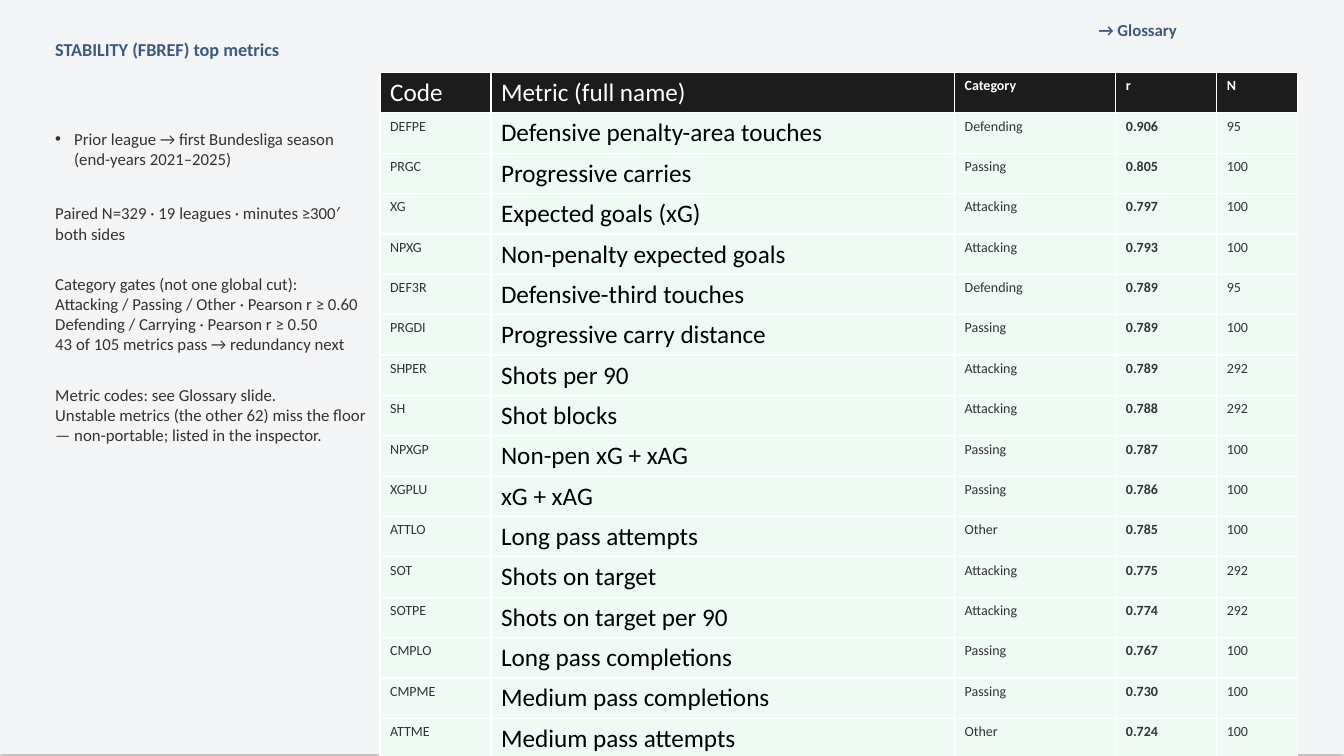
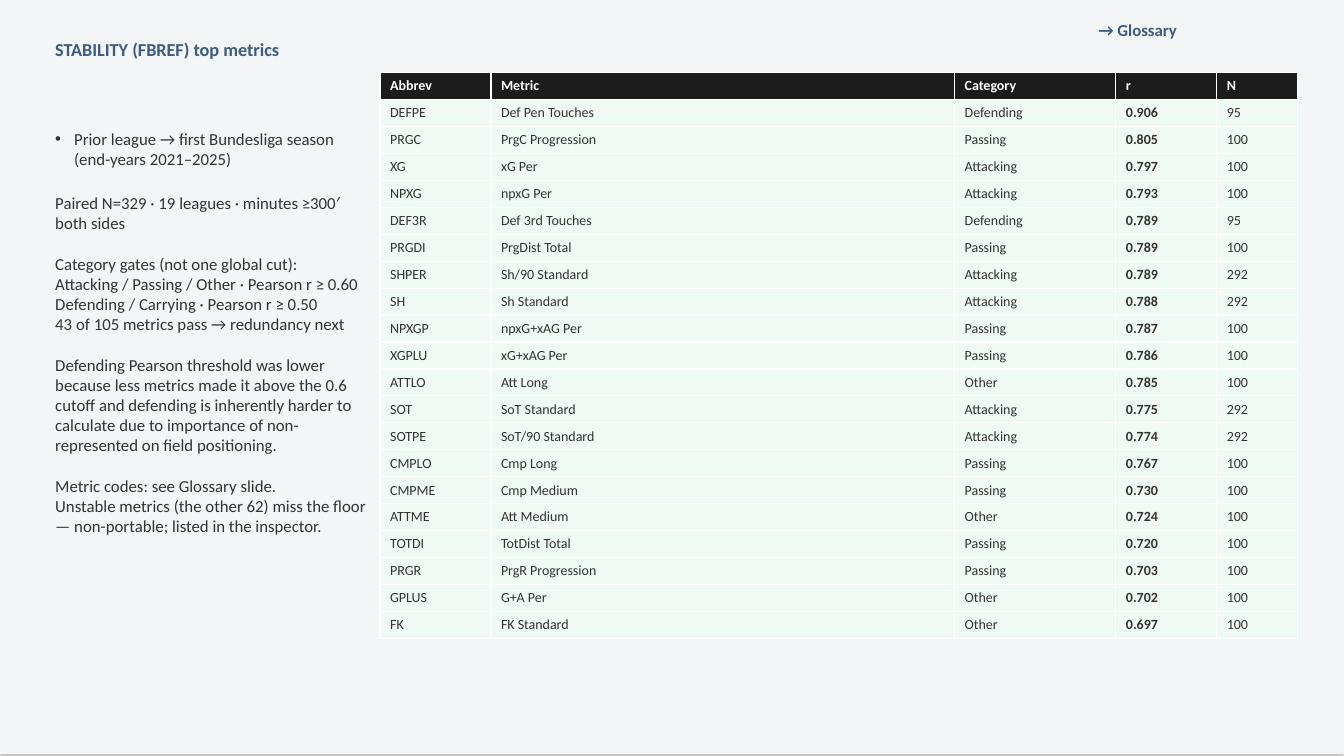
Before and after one commit to colbymorris08/bundesliga-transfer-traits, a slide deck: slide 7 of bundesliga_transfer_traits.pptx. Drawn at 1344x756 pixels with LibreOffice and Linux fonts; fonts in the diff are those of the drawing. Boxes give left, top, right and bottom in pixels: in the first picture for what was removed or moved away, otherwise in the second. Text is boxed around its words. In the diff, an @@ line names an element or a change of style, - is before the commit and + after.

```diff
--- a/bundesliga_transfer_traits.pptx
+++ b/bundesliga_transfer_traits.pptx
@@ table at (380,73,1298,637) @@
-row 1, column 1: Code
+row 1, column 1: Abbrev
-row 1, column 2: Metric (full name)
+row 1, column 2: Metric
-row 2, column 2: Defensive penalty-area touches
+row 2, column 2: Def Pen Touches
-row 3, column 2: Progressive carries
+row 3, column 2: PrgC Progression
-row 4, column 2: Expected goals (xG)
+row 4, column 2: xG Per
-row 5, column 2: Non-penalty expected goals
+row 5, column 2: npxG Per
-row 6, column 2: Defensive-third touches
+row 6, column 2: Def 3rd Touches
-row 7, column 2: Progressive carry distance
+row 7, column 2: PrgDist Total
-row 8, column 2: Shots per 90
+row 8, column 2: Sh/90 Standard
-row 9, column 2: Shot blocks
+row 9, column 2: Sh Standard
-row 10, column 2: Non-pen xG + xAG
+row 10, column 2: npxG+xAG Per
-row 11, column 2: xG + xAG
+row 11, column 2: xG+xAG Per
-row 12, column 2: Long pass attempts
+row 12, column 2: Att Long
-row 13, column 2: Shots on target
+row 13, column 2: SoT Standard
-row 14, column 2: Shots on target per 90
+row 14, column 2: SoT/90 Standard
-row 15, column 2: Long pass completions
+row 15, column 2: Cmp Long
-row 16, column 2: Medium pass completions
+row 16, column 2: Cmp Medium
-row 17, column 2: Medium pass attempts
+row 17, column 2: Att Medium
-row 18, column 2: Total pass distance
+row 18, column 2: TotDist Total
-row 19, column 2: Progressive passes received (count)
+row 19, column 2: PrgR Progression
-row 20, column 2: Goals + assists
+row 20, column 2: G+A Per
-row 21, column 2: Free kicks
+row 21, column 2: FK Standard
@@ text at (55,359,351,454): paragraph added @@
+Defending Pearson threshold was lower because less metrics made it above the 0.6 cutoff and defending is inherently harder to calculate due to importance of non-represented on field positioning.
```
Also in this commit, not shown: 13 other slides changed.
